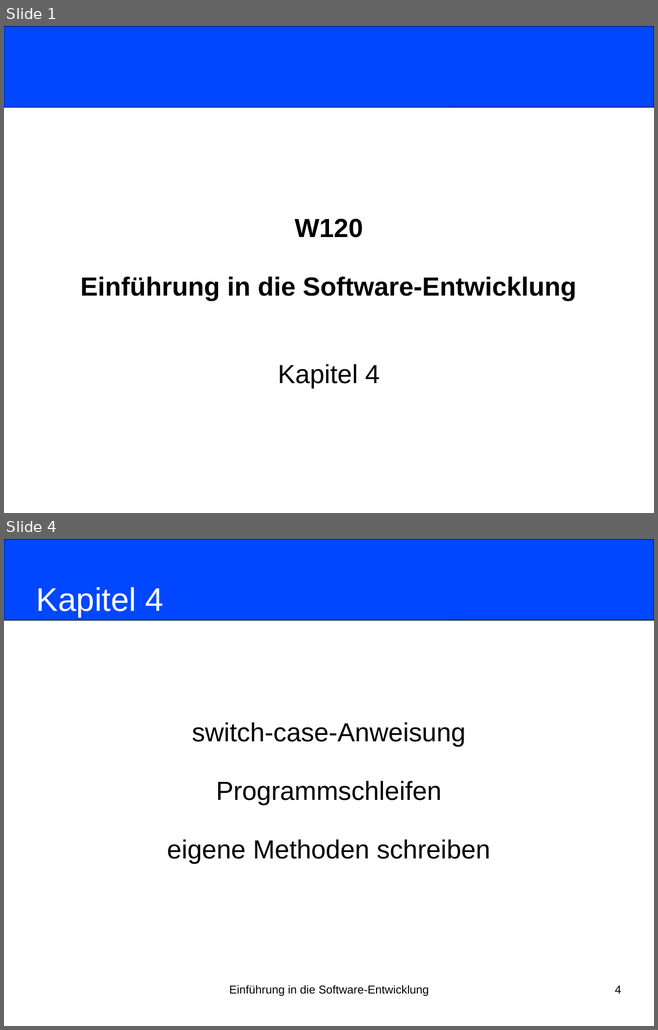
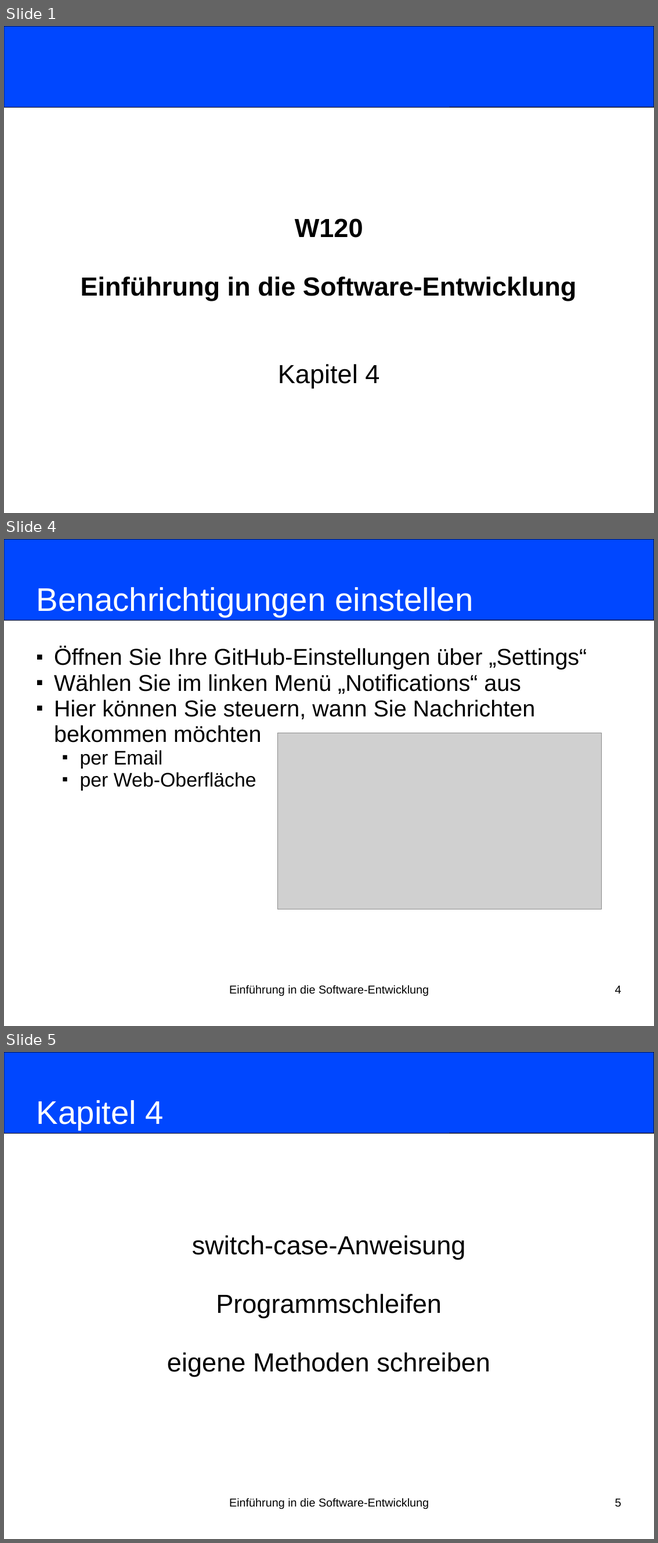
Before and after one commit to nordakademie-einfuehrung-java/vorlesungsskript, a slide deck: folien/Semester_03_Termin_04_Kapitel04.pptx. Shown one above the other, each under a label of ours: slides 1 and 4 before the commit, slides 1, 4 and 5 after it; the slides between them are not shown. The pictures are 658x1030 and 658x1543 pixels, drawn with LibreOffice and Linux fonts; fonts in the diff are those of the drawing; grey boxes stand for pictures. Boxes give left, top, right and bottom in pixels: in the first picture for what was removed or moved away, otherwise in the second. Text is boxed around its words. In the diff, an @@ line names an element or a change of style, - is before the commit and + after.

Commit message:
github settings hinzugefuegt

```diff
--- a/folien/Semester_03_Termin_04_Kapitel04.pptx
+++ b/folien/Semester_03_Termin_04_Kapitel04.pptx
@@ slide 4 added at (4,539,654,1026), background #FFFFFF @@
@@ rounded rectangle added at (4,539,654,620), fill #0047FF, outline #000000 0.75 pt @@
@@ title added at (36,587,473,617), 40 pt, text #FFFFFF @@
+Benachrichtigungen einstellen
@@ subtitle added at (54,647,586,791), 28 pt, text #000000 @@
+■ Öffnen Sie Ihre GitHub-Einstellungen über „Settings“
+■ Wählen Sie im linken Menü „Notifications“ aus
+■ Hier können Sie steuern, wann Sie Nachrichten bekommen möchten
+  ■ per Email
+  ■ per Web-Oberfläche
@@ picture added at (278,733,602,909) @@
@@ text added at (229,985,429,996), 14 pt, text #000000 @@
+Einführung in die Software-Entwicklung
@@ page number added at (615,986,621,994), 14 pt, text #000000 @@
+4
@@ what was slide 4 is now slide 5 @@
@@ page number at (615,1499,621,1507): text changed @@
-4
+5
```
Also in this commit, not shown: 2 slides changed.
